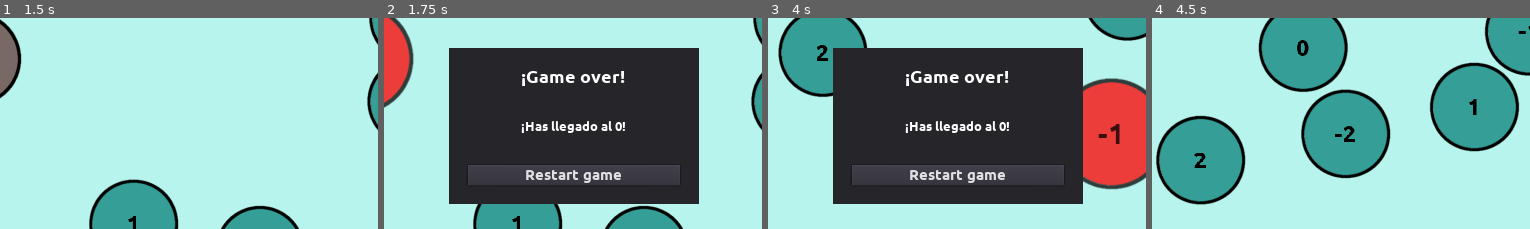
Above: before the commit, frames 1-4 (left to right).
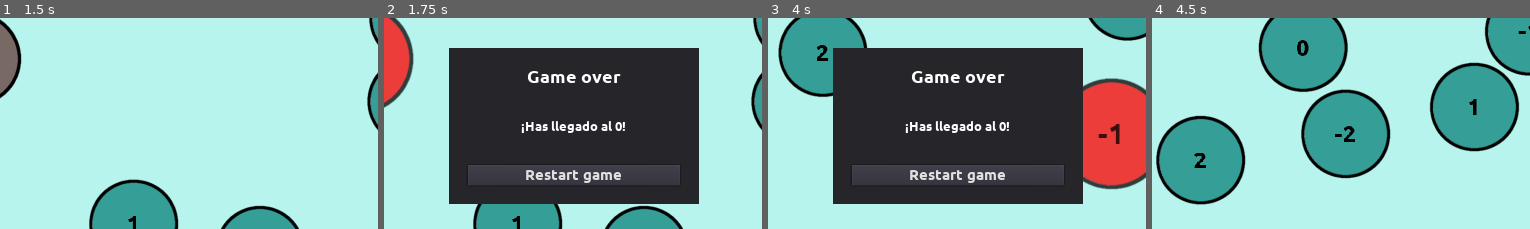
Above: after the commit, the same moments.

Repository: moisesjbc/contando-hasta-100
Game: Godot game, scene res://gameplay/main/main.tscn
Same seed, same stepped clock (60 frames per second), same inputs: the game is played once before the commit and once after it.
Inputs (mouse positions are % of the whole screen's width and height, from its top left):
- Up to frame 1 (1.5 s): move the mouse to (62, 33) at 0.52 s; click (62, 33) at 0.67 s; move the mouse to (21, 37) at 1.27 s; click (21, 37) at 1.42 s
- Up to frame 2 (1.75 s): no input
- Up to frame 3 (4 s): click "Restart game" at 2 s; move the mouse to (48, 79) at 2.77 s; click (48, 79) at 2.92 s; move the mouse to (70, 55) at 3.52 s; click (70, 55) at 3.67 s
- Up to frame 4 (4.5 s): click "Restart game" at 4.25 s
The pictures show only the part of the screen within x 24-74%, y 28-78%; the shares and areas given below are measured in that part.

Frame 1 is identical in both runs. In frame 2, 0.6% of the frame differs, in the area x 36-64%, y 25-33%; in frame 3, 0.6%; in frame 4, nothing differs.

Commit message:
Add victory condition

Diff:
--- a/godot-project/gameplay/gui/game_over_panel/game_over_panel.gd
+++ b/godot-project/gameplay/gui/game_over_panel/game_over_panel.gd
@@ -7,6 +7,11 @@
 	get_tree().paused = true
 	visible = true
 	self.main = main
+	if main.is_victory():
+		$margin_container/vbox_container/title.text = "¡VICTORIA!"
+	else:
+		$margin_container/vbox_container/title.text = "Game over"
+
 	$margin_container/vbox_container/description.text = "¡Has llegado al %d!" % current_value
 
 
--- a/godot-project/gameplay/main/main.gd
+++ b/godot-project/gameplay/main/main.gd
@@ -27,6 +27,13 @@
 
 func _on_balls_manager_number_selected(current_value):
 	if current_expected_value == current_value:
-		next_level()
+		if not is_victory():
+			next_level()
+		else:
+			$GUI/center_container/game_over_panel.display(self, current_expected_value)
 	else:
 		$GUI/center_container/game_over_panel.display(self, current_expected_value)
+
+
+func is_victory():
+	return current_expected_value >= 10
